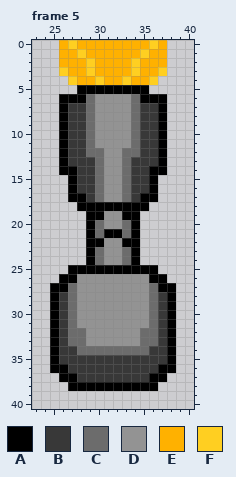
Pixel-art file: asset/Turret_lv1.aseprite. The picture above is the old version.
64x64 pixels, 8 frames. Shown: frame 5: x 23..40, y 0..40. The commit also changed other frames, which this record leaves out.
Palette (. is transparent): A #000000  B #383838  C #6c6c6c  D #939393  E #ffb100  F #ffcf21
New version:
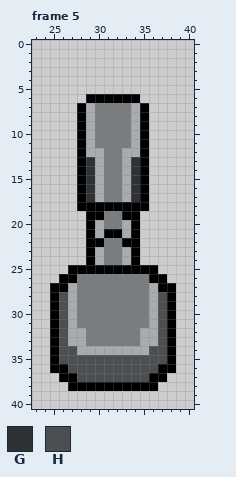
Colours new in this view: G #2f3235  H #4c4f52
From old to new:
layer "Layer 3" removed
@@ palette @@
-C #6c6c6c
+C #a8acb0
-D #939393
+D #7a7d80
--- frame 5
@@ x 23..40 @@
- 0 ...EFEEEEEEEEFE...
- 1 ...EEFEEEEEEFEE...
- 2 ...EEEFEEEEFEEE...
- 3 ...FEEFEEEEFEEF...
- 4 ....FEEFEEFEEF....
- 5 .....AAAAAAAA.....
- 6 ...AAACDDDDCAAA...
- 7 ...ABBCDDDDCBBA...
- 8 ...ABBCDDDDCBBA...
- 9 ...ABBCDDDDCBBA...
-10 ...ABBCDDDDCBBA...
-11 ...ABBCDDDDCBBA...
-12 ...ABBCCDDCCBBA...
-13 ...ABBBCDDCBBBA...
-14 ...AABBCDDCBBAA...
-15 ....ABBCDDCBBA....
-16 ....ABBCDDCBBA....
-17 ....AABCDDCBAA....
+ 0 ..................
+ 1 ..................
+ 2 ..................
+ 3 ..................
+ 4 ..................
+ 5 ..................
+ 6 ......AAAAAA......
+ 7 .....ACDDDDCA.....
+ 8 .....ACDDDDCA.....
+ 9 .....ACDDDDCA.....
+10 .....ACDDDDCA.....
+11 .....ACDDDDCA.....
+12 .....ACCDDCCA.....
+13 .....AGCDDCGA.....
+14 .....AGCDDCGA.....
+15 .....AGCDDCGA.....
+16 .....AGCDDCGA.....
+17 .....AGCDDCGA.....
 18 .....AAAAAAAA.....
@@ x 23..40 @@
 27 ..AACDDDDDDDDCAA..
-28 ..ABCDDDDDDDDCBA..
-29 ..ABCDDDDDDDDCBA..
-30 ..ABCDDDDDDDDCBA..
-31 ..ABCDDDDDDDDCBA..
-32 ..ABCCDDDDDDCCBA..
-33 ..ABCCDDDDDDCCBA..
-34 ..ABBCCCCCCCCBBA..
-35 ..ABBBBBBBBBBBBA..
-36 ..AABBBBBBBBBBAA..
-37 ...AABBBBBBBBAA...
+28 ..AHCDDDDDDDDCHA..
+29 ..AHCDDDDDDDDCHA..
+30 ..AHCDDDDDDDDCHA..
+31 ..AHCDDDDDDDDCHA..
+32 ..AHCCDDDDDDCCHA..
+33 ..AHCCDDDDDDCCHA..
+34 ..AHHCCCCCCCCHHA..
+35 ..AHHHHHHHHHHHHA..
+36 ..AAHHHHHHHHHHAA..
+37 ...AAHHHHHHHHAA...
 38 ....AAAAAAAAAA....
